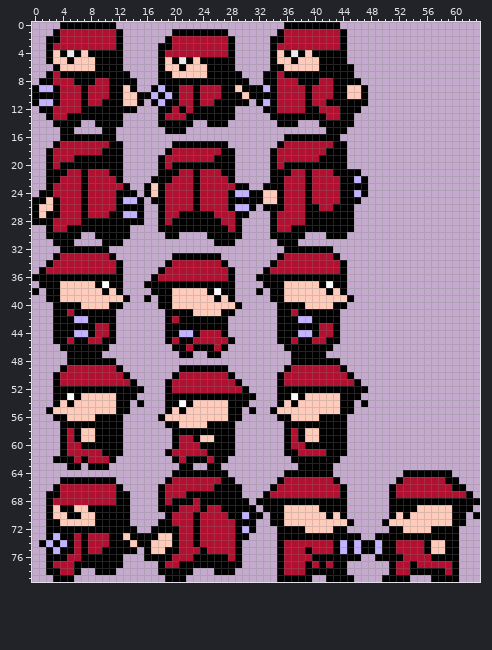
Sprite sheet: images/player_alt.png. Above is the file before it was changed.
The file is 64x80 pixels. Pixels under 10% opacity are left out. Colours within 5 levels of each other are drawn and written as one.
Once edited:
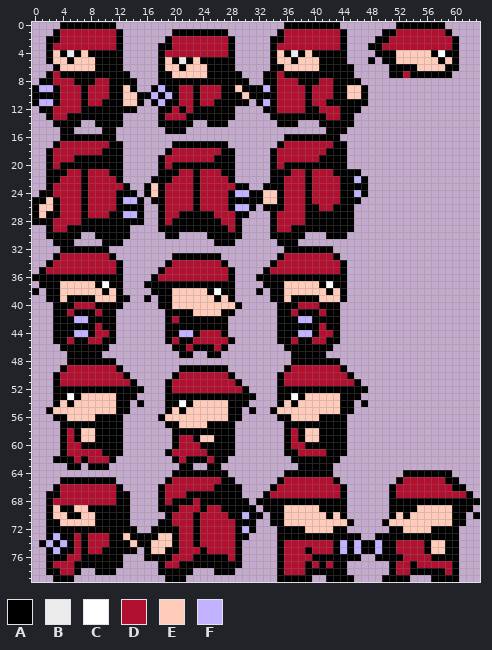
Palette (. is transparent): A #000000  B #ebebeb  C #ffffff  D #b21030  E #ffcbba  F #c3b2ff
Difference:
The author put colour A in row 0 at x 52 to 58; in row 1 at x 50 to 51 and 59; in row 2 at x 49 to 50 and 60; in row 3 at x 48 to 49 and 60; in row 4 at x 49 to 51, 57 and 59 to 60; in row 5 at x 48, 50 to 51, 58 and 60.
The author put colour A in row 6 at x 51 to 54 and 59 to 60; in row 7 at x 51 to 52 and 54 to 59.
Colour D becomes colour A in row 43 at x 10 and 42.
Colour E becomes colour A in row 39 at x 5 to 8, 12, 37 to 40 and 44; in row 40 at x 9 to 10 and 41 to 42.
The author put colour C in row 4 at x 58.
The author put colour D in row 1 at x 52 to 58; in row 2 at x 51 to 59; in row 3 at x 50 to 59; in row 7 at x 53.
Colour A becomes colour D in row 40 at x 6 and 38; in row 41 at x 9 and 41.
Colour E becomes colour D in row 40 at x 7 to 8 and 39 to 40.
The author put colour E in row 4 at x 52 to 56; in row 5 at x 52 to 57 and 59; in row 6 at x 55 to 58.
Colour A is removed in row 39 at x 45; in row 40 at x 44.
Where, in picture pixels (left, top, right, bottom), the same in both pictures:
added: (368, 22, 459, 78)
changed: (67, 295, 123, 330)
changed: (291, 295, 354, 330)
